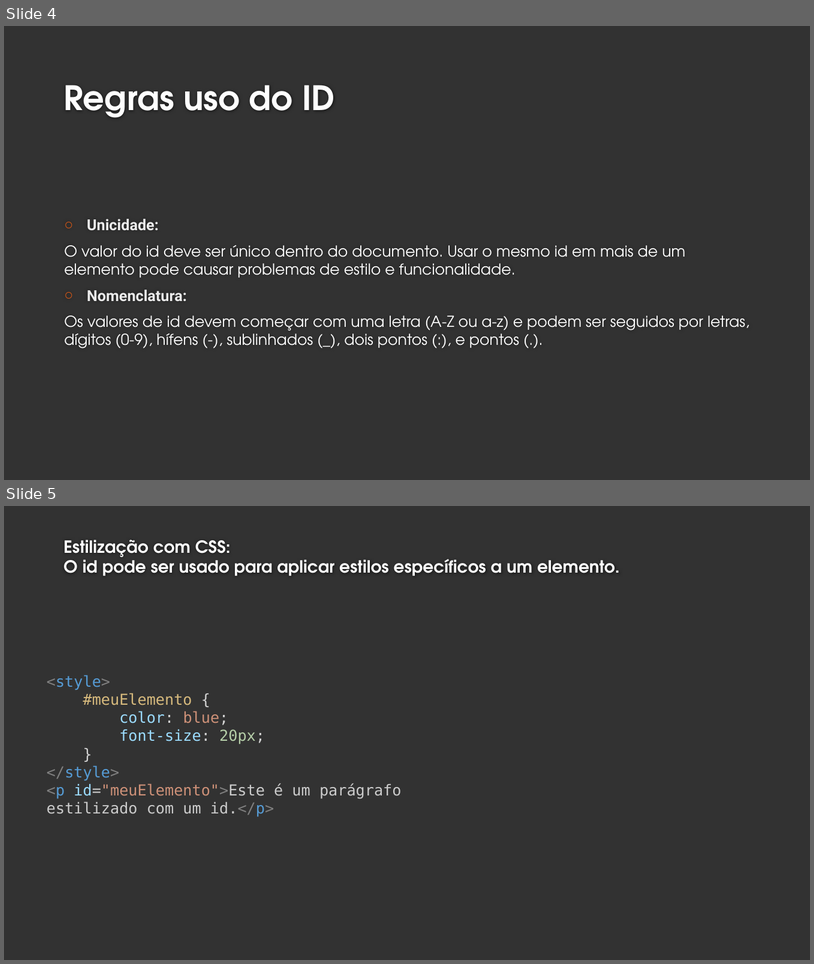
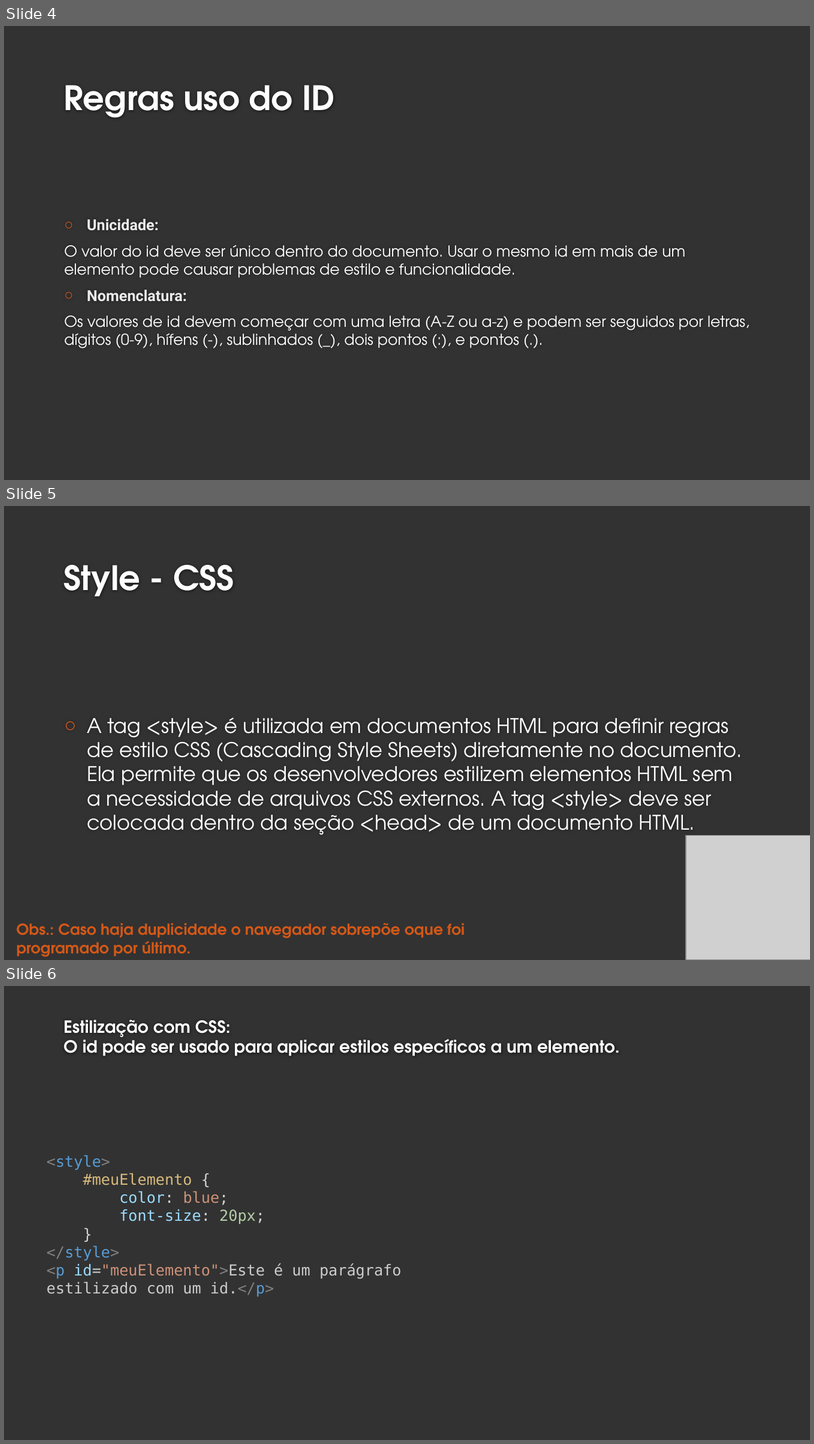
Before and after one commit to fabio-sudo/Curso_JS, a slide deck: HTML_CSS/Material_Html/2 - HTML - ID - Class.pptx. Shown one above the other, each under a label of ours: slides 4 and 5 before the commit, slides 4, 5 and 6 after it. The pictures are 814x964 and 814x1444 pixels, drawn with LibreOffice and Linux fonts; fonts in the diff are those of the drawing; grey boxes stand for pictures; background and template pictures are left out. Boxes give left, top, right and bottom in pixels: in the first picture for what was removed or moved away, otherwise in the second. Text is boxed around its words. In the diff, an @@ line names an element or a change of style, - is before the commit and + after.

```diff
--- a/HTML_CSS/Material_Html/2 - HTML - ID - Class.pptx
+++ b/HTML_CSS/Material_Html/2 - HTML - ID - Class.pptx
@@ slide 5 added at (4,506,810,960), background #323232 @@
@@ title added at (63,565,234,597), 40 pt, text #FEFEFE, bold @@
+Style - CSS
@@ text added at (87,717,743,840), 24 pt, text #FFFFFF @@
+○ A tag <style> é utilizada em documentos HTML para definir regras de estilo CSS (Cascading Style Sheets) diretamente no documento. Ela permite que os desenvolvedores estilizem elementos HTML sem a necessidade de arquivos CSS externos. A tag <style> deve ser colocada dentro da seção <head> de um documento HTML.
@@ picture added at (686,835,810,960) @@
@@ text added at (17,922,465,957), 18 pt, text #D55816, bold @@
+Obs.: Caso haja duplicidade o navegador sobrepõe oque foi programado por último.
@@ what was slide 5 is now slide 6 @@
```
Also in this commit, not shown: 2 slides changed, 1 other slide added.
